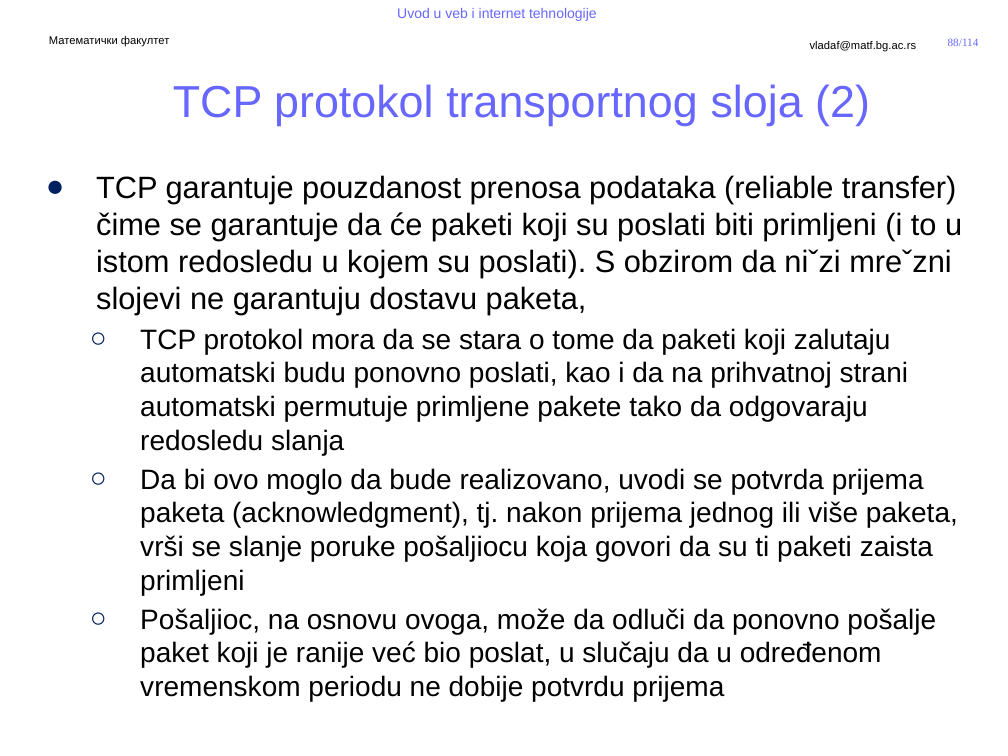
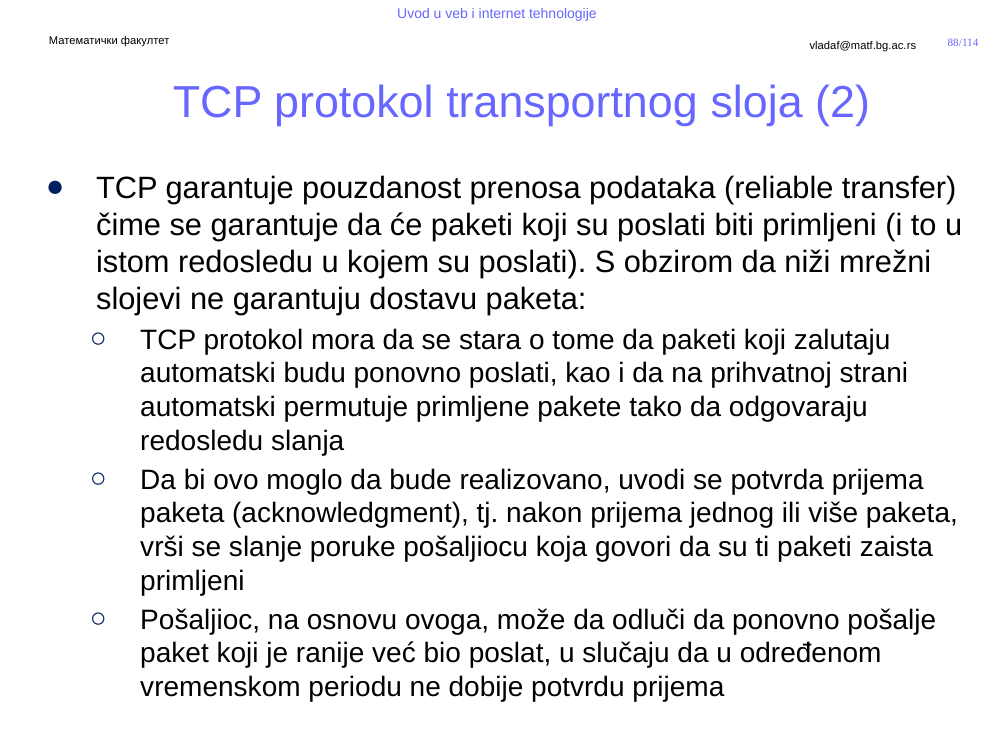
Before and after one commit to MatfUVIT/info, a slide deck: slide 88 of predavanja/prezentacije/UVIT01-02-Uvod u Internet.pptx. Drawn at 1008x756 pixels with LibreOffice and Linux fonts; fonts in the diff are those of the drawing; background and template pictures are left out. Boxes give left, top, right and bottom in pixels: in the first picture for what was removed or moved away, otherwise in the second. Text is boxed around its words. In the diff, an @@ line names an element or a change of style, - is before the commit and + after.

```diff
--- a/predavanja/prezentacije/UVIT01-02-Uvod u Internet.pptx
+++ b/predavanja/prezentacije/UVIT01-02-Uvod u Internet.pptx
@@ text at bbox=[96, 175, 962, 315]: text changed @@
-● TCP garantuje pouzdanost prenosa podataka (reliable transfer) čime se garantuje da će paketi koji su poslati biti primljeni (i to u istom redosledu u kojem su poslati). S obzirom da niˇzi mreˇzni slojevi ne garantuju dostavu paketa,
+● TCP garantuje pouzdanost prenosa podataka (reliable transfer) čime se garantuje da će paketi koji su poslati biti primljeni (i to u istom redosledu u kojem su poslati). S obzirom da niži mrežni slojevi ne garantuju dostavu paketa:
```
Also in this commit, not shown: 6 other slides changed, 1 slide added, 1 slide removed, 1 other file.
